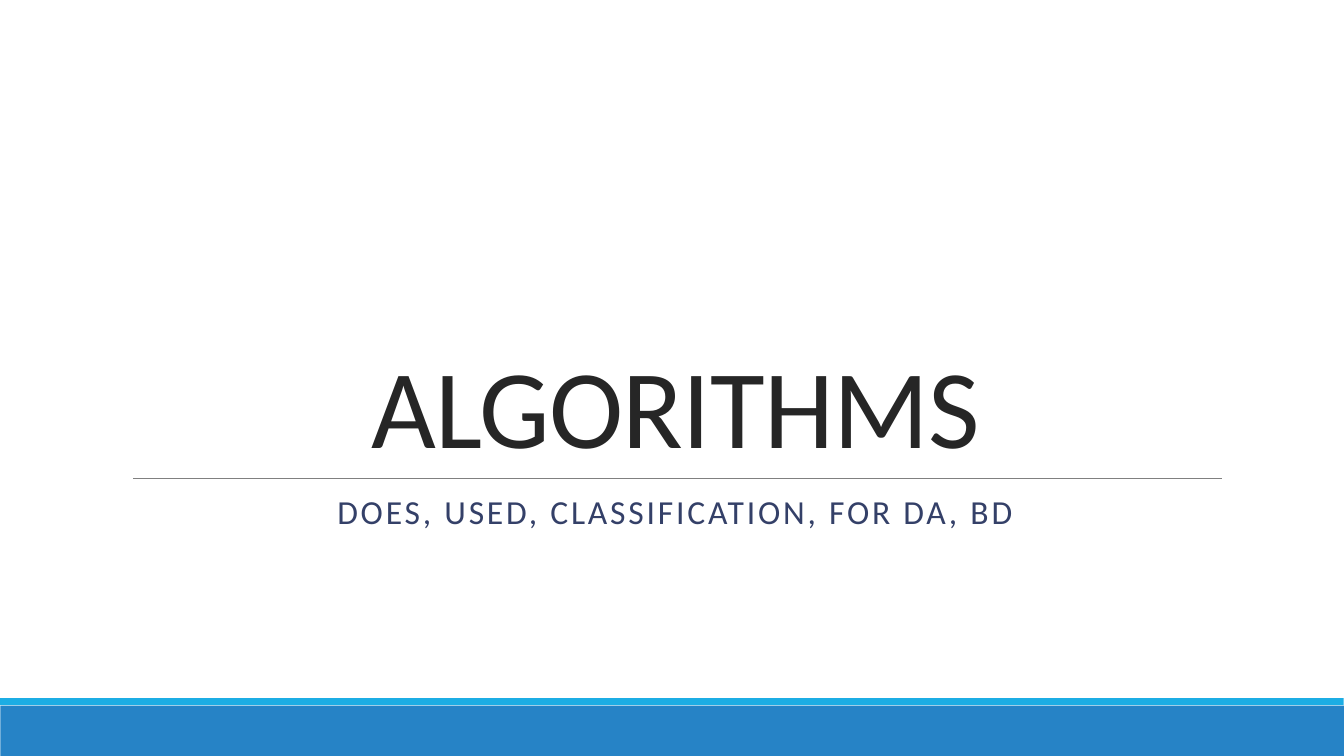
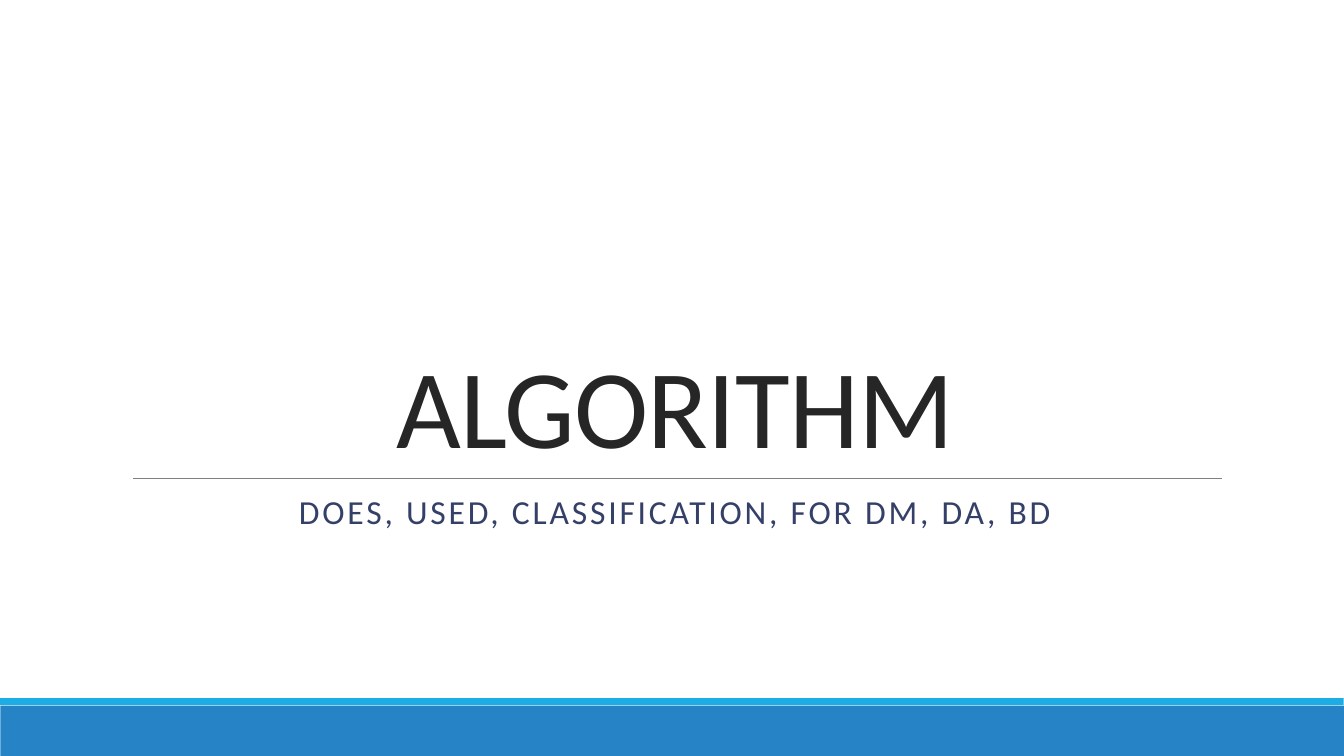
Before and after one commit to DistributedSystems-Fall2018-NEDUET/project-dist_sys, a slide deck: slide 18 of Project Interim Submission/Generic DS Framework.pptx. Drawn at 1344x756 pixels with LibreOffice and Linux fonts; fonts in the diff are those of the drawing. Boxes give left, top, right and bottom in pixels: in the first picture for what was removed or moved away, otherwise in the second. Text is boxed around its words. In the diff, an @@ line names an element or a change of style, - is before the commit and + after.

Commit message:
updated Algorithm Section
Updated: Algorithm section

```diff
--- a/Project Interim Submission/Generic DS Framework.pptx
+++ b/Project Interim Submission/Generic DS Framework.pptx
@@ title at (x1=396, y1=375, x2=954, y2=449): text changed @@
-ALGORITHMS
+ALGORITHM
@@ text at (x1=299, y1=502, x2=1051, y2=528): text changed @@
-DOES, USED, CLASSIFICATION, FOR DA, BD
+DOES, USED, CLASSIFICATION, FOR DM, DA, BD
```
Also in this commit, not shown: 1 other slide changed.
